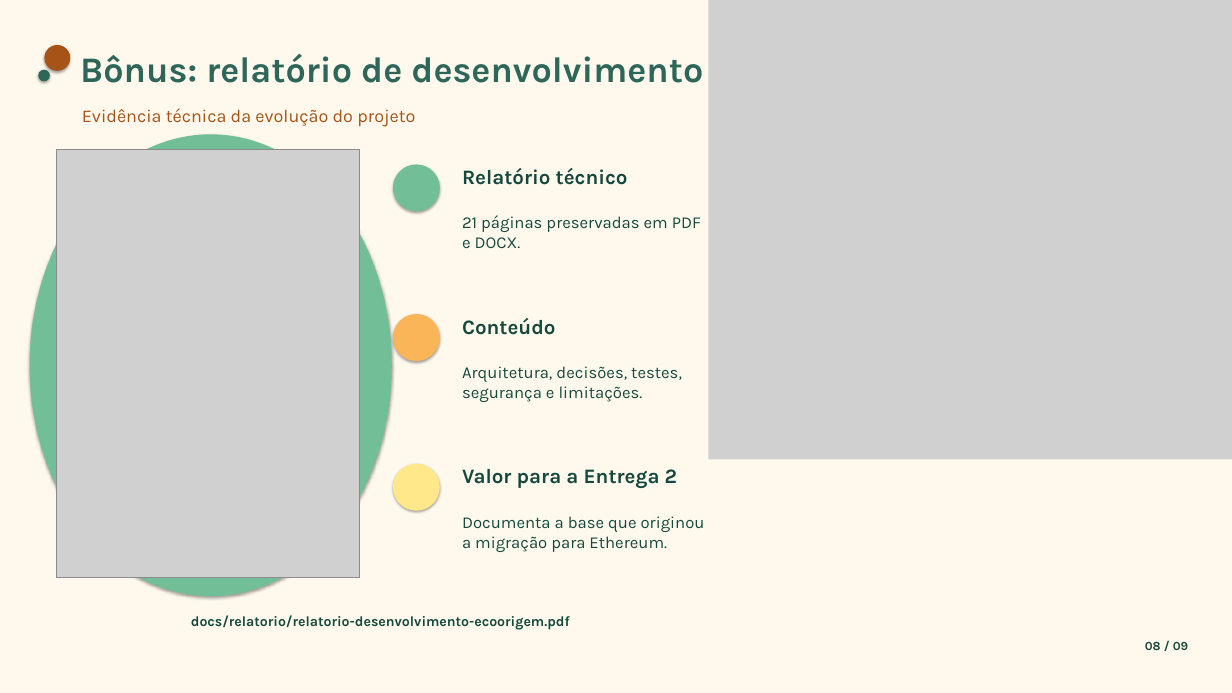
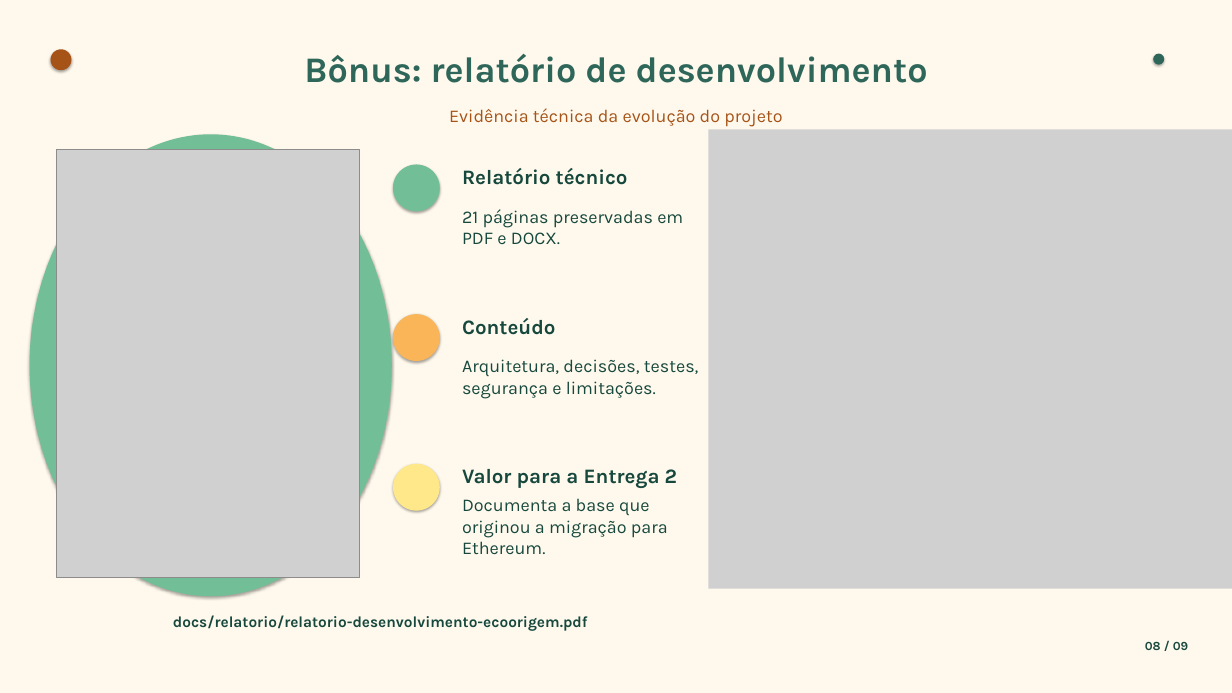
Before and after one commit to JulianaBallin/EcoOrigem, a slide deck: slide 8 of docs/slides/apresentacao-ecoorigem.pptx. Drawn at 1232x693 pixels with LibreOffice and Linux fonts; fonts in the diff are those of the drawing; grey boxes stand for pictures. Boxes give left, top, right and bottom in pixels: in the first picture for what was removed or moved away, otherwise in the second. Text is boxed around its words. In the diff, an @@ line names an element or a change of style, - is before the commit and + after.

```diff
--- a/docs/slides/apresentacao-ecoorigem.pptx
+++ b/docs/slides/apresentacao-ecoorigem.pptx
@@ ellipse: place and size @@
-ellipse at [44,45,70,71]
+ellipse at [51,49,71,70]
@@ text "Bônus: relatório de desenvolvimento": place and size @@
-text "Bônus: relatório de desenvolvimento" at [80,54,703,83]
+text "Bônus: relatório de desenvolvimento" at [304,54,928,83]
@@ text "Bônus: relatório de desenvolvimento" at [304,54,928,83]: alignment left to centre @@
@@ ellipse: place and size @@
-ellipse at [38,70,50,81]
+ellipse at [1153,54,1164,65]
@@ text "Evidência técnica da evolução do ..." at [449,108,782,127]: alignment left to centre @@
@@ text "Evidência técnica da evolução do ...": place and size @@
-text "Evidência técnica da evolução do ..." at [82,108,415,127]
+text "Evidência técnica da evolução do ..." at [449,108,782,127]
@@ picture: place and size @@
-picture at [708,0,1232,460]
+picture at [708,129,1232,589]
@@ size 19.5 to 21 pt in 3 elements at [462,498,668,555], [462,209,683,245], [462,359,699,399] @@
@@ text "Arquitetura, decisões, testes, segurança e ...": place and size @@
-text "Arquitetura, decisões, testes, segurança e ..." at [462,366,682,402]
+text "Arquitetura, decisões, testes, segurança e ..." at [462,359,699,399]
@@ text "Documenta a base que originou ...": place and size @@
-text "Documenta a base que originou ..." at [462,516,705,552]
+text "Documenta a base que originou ..." at [462,498,668,555]
@@ text "docs/relatorio/relatorio-desenvolvimento-ecoorigem.pdf" at [173,615,588,631]: size 16.5 to 18 pt @@
```
Also in this commit, not shown: 8 other slides changed, 1 other file.
